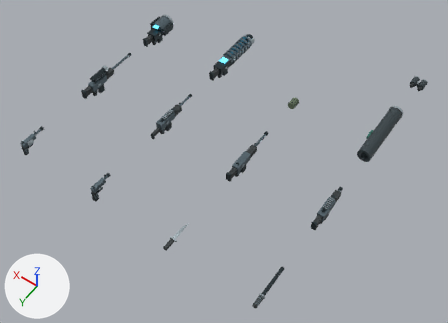
Renders of the glTF model assets/dc019-equipment.glb from each side of a commit.
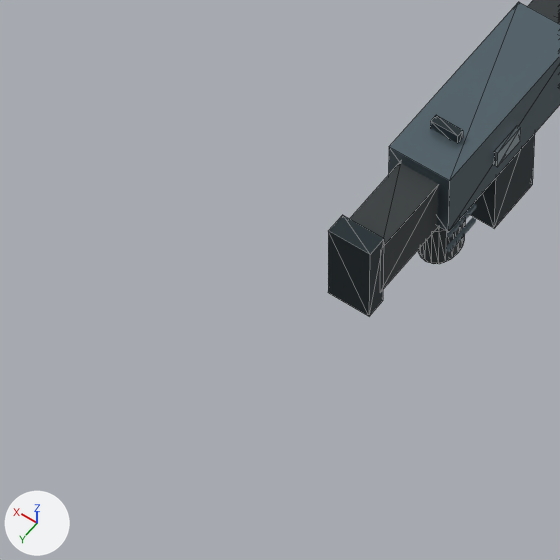
The first picture shows the older version from a 50 mm camera at (-1.55, 2.95, 6.83) aimed at (1.76, -1.69, -0.45). The close-ups show the older and then the newer version on the part from 43% to 56% of the width and 47% to 64% of the height of that picture. Only the edits that show in the close-ups are written down. The lights are fixed; the arrows at lower left show +X, +Y and +Z. The close-ups show mesh edges as thin lines. Where no turn or scale is listed for an object, it has been applied to the vertices. Vertices at exactly the same position are counted once.

Names of what the first close-up shows: 'shotgun_part0', 'shotgun_part1', 'shotgun_part3', 'shotgun_part4' and 2 more.
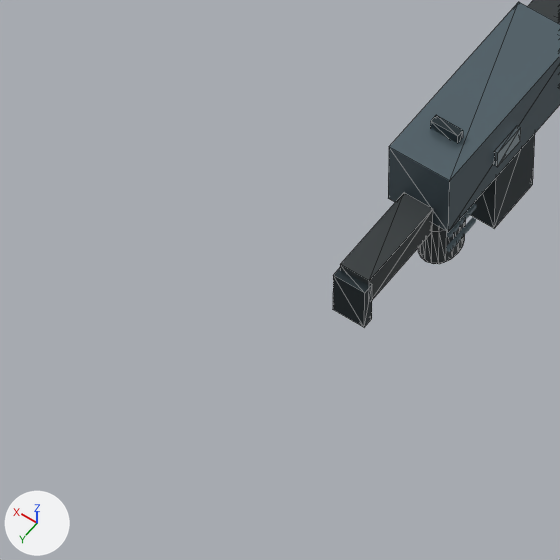
Boxes (x1, y1, x2, y2) around the edits, measured in the close-ups (560 x 560 px; the box of a moved part takes in the faces that stretch with it):
'shotgun_part3', reshaped
    before: (328, 115, 535, 316)
    after: (333, 115, 535, 327)
'shotgun_part4', reshaped
    before: (350, 0, 560, 289)
    after: (340, 0, 560, 300)
part 1 of me_shotgun_part3, moved or reshaped
    before: (328, 215, 384, 316)
    after: (333, 268, 372, 327)
part 2 of me_shotgun_part4, moved or reshaped
    before: (350, 163, 439, 289)
    after: (340, 192, 433, 300)

The change, as a diff of the scene's bpy script:
```diff
--- a/assets/dc019-equipment.glb.py
+++ b/assets/dc019-equipment.glb.py
@@ me_shotgun_part3 @@
 # used by ob_shotgun_part3; location = (1.35, -1.45, 0.0)
-me_shotgun_part3.from_pydata(...)  # 104 vertices, 188 faces; spans x -0.034..0.034, y -0.729..0.238, z -0.225..0.079
+me_shotgun_part3.from_pydata(...)  # 104 vertices, 188 faces; spans x -0.03..0.03, y -0.729..0.238, z -0.225..0.079
+# me_shotgun_part3 part 1: the loose piece of 8 vertices spanning x -0.034..0.034, y 0.206..0.238, z -0.082..0.058 is scaled about its middle by (0.765, 0.545, 0.564), then moved by (0.0, 0.008, -0.062)
 me_shotgun_part3.materials.append(mat_3_0)
@@ me_shotgun_part4 @@
 # used by ob_shotgun_part4; location = (1.35, -1.45, 0.0)
-me_shotgun_part4.from_pydata(...)  # 50 vertices, 88 faces; spans x -0.045..0.045, y -0.42..0.21, z -0.079..0.036
+me_shotgun_part4.from_pydata(...)  # 50 vertices, 88 faces; spans x -0.045..0.045, y -0.42..0.225, z -0.079..0.035
+# me_shotgun_part4 part 2: the loose piece of 8 vertices spanning x -0.032..0.032, y 0.07..0.21, z -0.06..0.036 is scaled about its middle by (0.75, 1.07, 0.536), then moved by (0.0, 0.01, -0.038)
 me_shotgun_part4.materials.append(mat_4_1)
```
